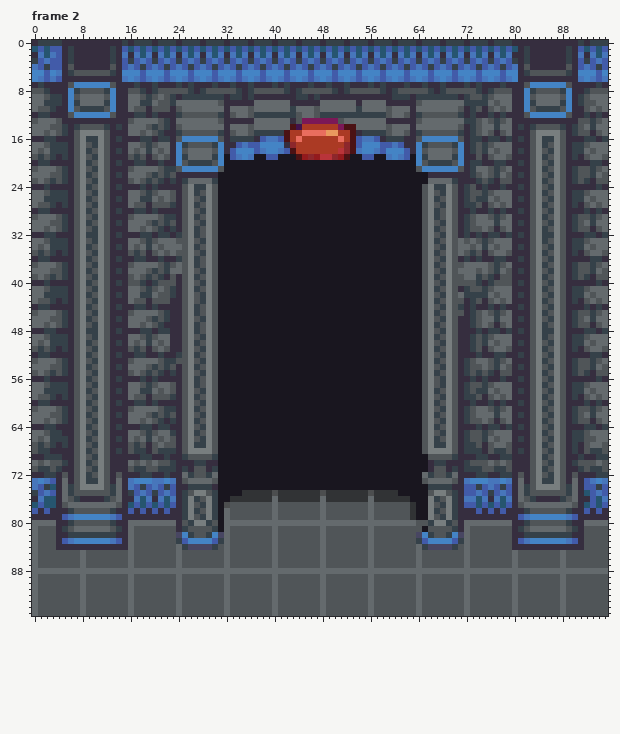
Pixel-art file: wip/monster machine anim.aseprite. This is how it looked before the edit.
96x96 pixels, 10 frames. Colours within 5 levels of each other are drawn and written as one. Shown: frame 2. The commit also changed other frames, which this record leaves out.
Now the later version:
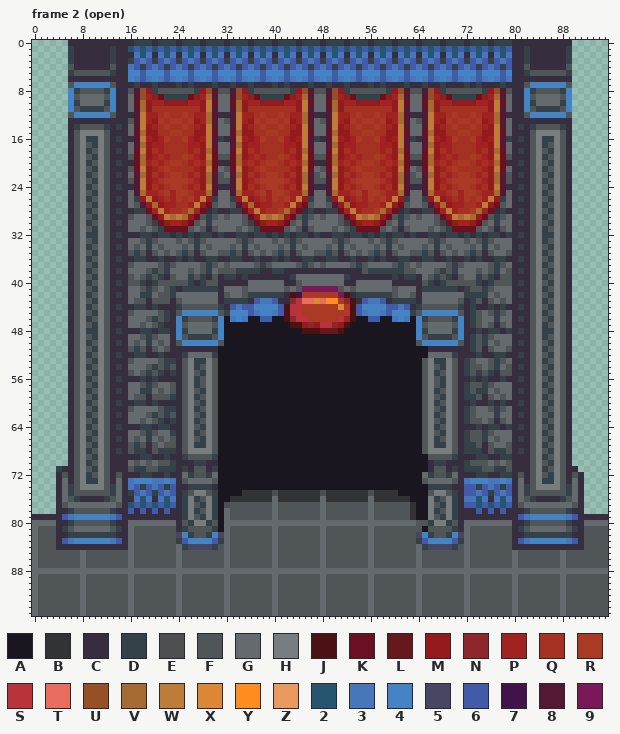
Palette (. is transparent): A #19161f  B #313335  C #362e3f  D #354149  E #4c4e4f  F #505558  G #646a6d  H #787e7f  J #4b1214  K #691123  L #65191c  M #931a1d  N #8d272c  P #a02221  Q #a43122  R #ab3a24  S #b9343a  T #e96d5e  U #965026  V #a76b32  W #be7b3a  X #dc8836  Y #ff8d1f  Z #e9995e  2 #26556f  3 #4776bb  4 #4484c5  5 #484662  6 #425ba9  7 #42124b  8 #531834  9 #7b1857
The edit:
Changed rows in their new state; - is an unchanged pixel.
Frame 2 (open):
first column x 0:
 0 ......---------C--------------------------------------------------------------------------......
 1 ......---------C----------------------------------------------------------------C---------......
 2 ......---------C--------------------------------------------------------------------------......
 3 ......---------C----------------------------------------------------------------C---------......
 4 ......---------C----------------------------------------------------------------C---------......
 5 ......---------C----------------------------------------------------------------C---------......
 6 ......---------C----------------------------------------------------------------C---------......
 7 ......------------------------------------------------------------------------------------......
 8 ......-----------8UM------FDMU8--8UM------FDMU8--8UM------FDMU8--8UM------FDMU8-----------......
 9 ......-----------8UPMKD-D-KMPV8GG8UPMKDDDDKMPV8GG8UPMKDDDDKMPV8GG8UPMK-D-DKMPV8-----------......
10 ......-----------KVMPPMMMMPPMWKGGKVMPPMMMMPPMWKG-KVMPPMMMMPPMWKGGKVMPPMMMMPPMWK-----------......
11 ......-----------8VMQQQQQQQQMW8-G8VMQQQQQQQQMW8G-8VMQQQQQQQQMW8G-8VMQQQQQQQQMW8-----------......
12 ......-----------8WPPQRQQRQPPV8C-8WPPQRQQRQPPV8CC8WPPQRQQRQPPV8-C8WPPQRQQRQPPV8-----------......
13 ......-----------8WPMRQRRQRMPV8GF8WPMRQRRQRMPV8GF8WPMRQRRQRMPV8G-8WPMRQRRQRMPV8-----------......
14 ......-----------8WMPQRQQRQPMW8-G8WMPQRQQRQPMW8GG8WMPQRQQRQPMW8G-8WMPQRQQRQPMW8-----------......
15 ......-----------KVMMQQRRQQMMWKGGKVMMQQRRQQMMWKGGKVMMQQRRQQMMWKGGKVMMQQRRQQMMWK-----------......
16 ......-----------8WPMPRQQRPMPW8D-8WPMPRQQRPMPW8DC8WPMPRQQRPMPW8DC8WPMPRQQRPMPW8-----------......
17 ......-----------8VMPPQQQQPPMW8GG8VMPPQQQQPPMW8GG8VMPPQQQQPPMW8GG8VMPPQQQQPPMW8-----------......
18 ......-----------KWMQPQQQQPQMVKGGKWMQPQQQQPQMVKGGKWMQPQQQQPQMVKGGKWMQPQQQQPQMVK-----------......
19 ......-----------KVMPQPQQRQPMWKFFKVMPQPQQRQPMWKFFKV-PQPQQRQPMWKFFKVMPQPQQRQPMWK-----------......
20 ......-----------KVPQPQRRQPQPVKCCKVPQPQRRQPQPVKCCKVPQPQRRQPQPVKCCKVPQPQRRQPQPVK-----------......
21 ......-----------KWMPQRQQQQPMWKGFKWMPQRQQQQPMWKGFKWMPQRQQQQPMWKG-KWMPQRQQQQPMWK-----------......
22 ......-----------8VMQPQRRQPQMV8FG8VMQPQRRQPQMV8FG8VMQPQRRQPQMV8FG8VMQPQRRQPQMV8-----------......
23 ......-----------8WMPQRRRRQPMV8FF8WMPQRRRRQPMV8FF8WMPQRRRRQPMV8FF8WMPQRRRRQPMV8-----------......
24 ......-----------8WMQPQRRQPQMW8CC8WMQPQRRQPQMW8CC8WMQPQRRQPQMW8CC8WMQPQRRQPQMW8-----------......
25 ......-----------8VPPQRPRRQPPV8GG8VPPQRPRRQPPV8GG8VPPQRPRRQPPV8GG8VPPQRPRRQPPV8-----------......
26 ......-----------DMWMPQPRQRPWMDGGDMWMPQPRQRPWMDGGDMWMPQPRQRPWMDGGDMWMPQPRQRPWMD-----------......
27 ......------------8MVMPPQQPWMK-GGF8MVMPPQQPWMKFGGF8MVMPPQQPWMKFGG-8MVMPPQQPWMK------------......
28 ......-------------KPWPQQRVPKCDCCDDKPWPQQRVPKCDCCDDKPWPQQRVPKCDCCDDKPWPQQRVPK-------------......
29 ......-------------FKMWVWVMK-D-GFGGFKMWVWVMKFDFGFGGFKMWVWVMKFDFGFGGFKMWVWVMK--------------......
30 ......---------------KMPPMK-GDGGGGGFDKMPPMKFGDGGGGGFDKMPPMKFGDGGGGG--KMPPMKF--------------......
31 ......----------------KKKKFG-C-GGGFGFDKKKKFGFCFGGGFGFDKKKKFGFCFGGGFG-DKKKK----------------......
32 ......-------------------CDCDDCDCCDDCDDCDCDCDDCDCCDDCDDCDCDCDDCDCCDDCDD-------------------......
33 ......-------------------GFDFGGGGGFDFGGGFGFDFGGGGGFDFGGGFGFDFGGGGGF--GG-------------------......
34 ......--------------------G-GFGGGFGDGFGGGFGDGFGGGFGDGFGGGFGDGFGGG-GDGFG-------------------......
35 ......-------------------DFCFGGFFDFCFGFGFDFCFGGFFDFCFGFGFDFCFGGFFDFC-G--------------------......
36 ......-------------------CDCCDDCCDDCCDCCDCDCCDDCCDDCCDCCDCDCCDDCCDDCCDC-------------------......
37 ......-------------------GGG-D-GFGGGGFDFGGGGFDFGFGGGGFDFGGGGFDFGFGGGGFD-------------------......
38 ......-------------------GFGFDGFFFDDDDCCDDCCCCCCCCCCCCCFDDDDDDFFGGG--FD-------------------......
39 ......------------------GGDFDC-CDDCDCCCCCCCDGGGGGGGGDCCCCCCCDCDDCGF--DC-------------------......
40 ......------------------F-DC-F-CCCCCGGGGGGCCFGGGGGGGCCGGGGGGCCCCC-DC-F--------------------......
41 ......-------------------DD-DDDCGGGFGGGGGGFGF999999FGFGGGGGGFGGGCDD-DDD-------------------......
42 ......------------------GGGGGGGCFGGFDDDDDDCJ7RRRRRR9JCDDDDDDFGGFCGGGGGG-------------------......
43 ......------------------FGGGGGGCDDDDC6336CCNSTTXTYYRNJC6336CDDDDCGGGGGG-------------------......
44 ......------------------D-FF-F-DC636644446JSSRRRRRRXRJ644446636CD-F-FF--------------------......
45 ......------------------F444444FD444634436JSSRRRRRRRSJ634436444DF444444-------------------......
46 ......------------------4DF-FFD4-343--66--JNSSRRRRRSNJ--66--343-4DF-FFD4------------------......
47 ......------------------4-GGGG-4-----------JJMNMSSNMJ-----------4-GGGG-4------------------......
48 ......------------------4DGGGGD4-------------JJJLLLJ------------4DGGGGD4------------------......
49 ......------------------4-DD-D-4--------------------------------4-D-DD-4------------------......
50 ......------------------F444444F--------------------------------F444444F------------------......
51 ......-------------------CCCCCC----------------------------------ACCCCC-------------------......
52 ......------------------CDGGGGD----------------------------------AGGGGD-------------------......
53 ......------------------C--D----------------------------------------D---------------------......
54 ......------------------------------------------------------------------------------------......
55 ......------------------------------------------------------------------------------------......
56 ......------------------------------------------------------------------------------------......
57 ......------------------------------------------------------------------------------------......
58 ......------------------------------------------------------------------------------------......
59 ......------------------------------------------------------------------------------------......
60 ......------------------------------------------------------------------------------------......
61 ......------------------------------------------------------------------------------------......
62 ......------------------------------------------------------------------------------------......
63 ......------------------------------------------------------------------------------------......
64 ......------------------------------------------------------------------------------------......
65 ......------------------------------------------------------------------------------------......
66 ......------------------------------------------------------------------------------------......
67 ......------------------------------------------------------------------------------------......
68 ......------------------------------------------------------------------------------------......
69 ......------------------------------------------------------------------------------------......
70 ......------------------------------------------------------------------------------------......
71 ....---------------------------------------------------------------------------------------.....
72 ....----------------------------------------------------------------------------------------....
73 ....----------------------------------------------------------------------------------------....
74 ....----------------------------------------------------------------------------------------....
75 ....----------------------------------------------------------------------------------------....
76 ....----------------------------------------------------------------------------------------....
77 ....----------------------------------------------------------------------------------------....
78 ....----------------------------------------------------------------------------------------....
